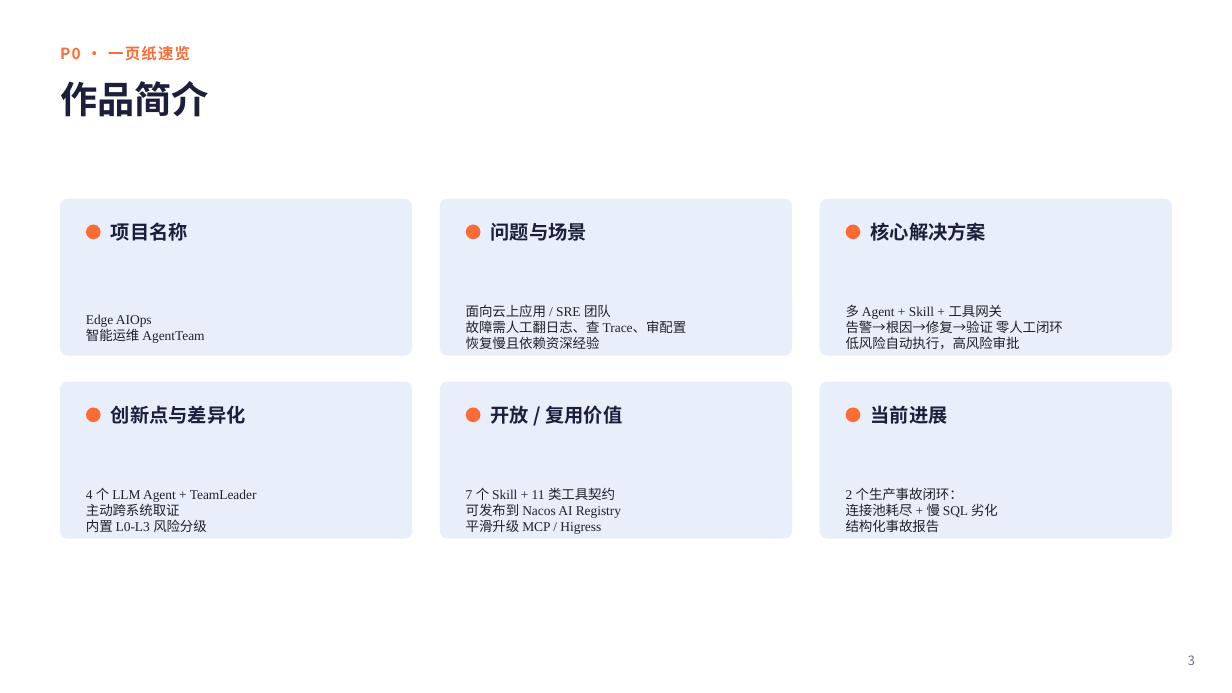
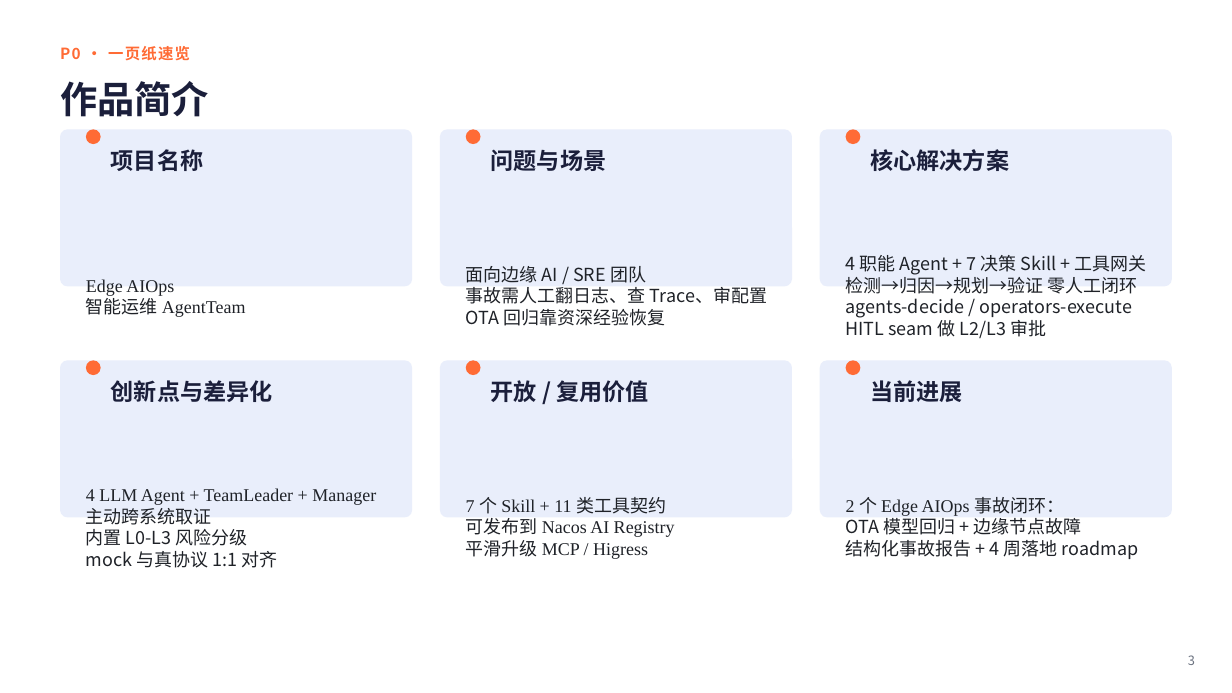
Before and after one commit to libo9922/edge-aiops-demo, a slide deck: slide 2 of docs/edge-aiops-submission.pptx. Drawn at 1232x693 pixels with LibreOffice and Linux fonts; fonts in the diff are those of the drawing. Boxes give left, top, right and bottom in pixels: in the first picture for what was removed or moved away, otherwise in the second. Text is boxed around its words. In the diff, an @@ line names an element or a change of style, - is before the commit and + after.

Commit message:
fix(ppt): enlarge fonts + reposition elements per review (slides 2/3/5/9/11)

```diff
--- a/docs/edge-aiops-submission.pptx
+++ b/docs/edge-aiops-submission.pptx
@@ 3 texts, 3 rounded rectangles: place and size @@
-3 texts, 3 rounded rectangles at bbox=[60, 199, 1172, 356]
+3 texts, 3 rounded rectangles at bbox=[60, 129, 1172, 287]
@@ 3 ellipses: place and size @@
-3 ellipses at bbox=[86, 225, 860, 239]
+3 ellipses at bbox=[86, 129, 860, 144]
@@ size 15 to 18 pt in 6 elements at bbox=[111, 380, 273, 402], bbox=[491, 380, 648, 402], bbox=[871, 380, 963, 402], bbox=[111, 149, 203, 171], bbox=[491, 149, 606, 171], bbox=[871, 149, 1010, 171] @@
@@ text "Edge AIOps" at bbox=[86, 279, 246, 317]: size 10.5 to 14 pt @@
@@ text "Edge AIOps": place and size @@
-text "Edge AIOps" at bbox=[86, 314, 204, 343]
+text "Edge AIOps" at bbox=[86, 279, 246, 317]
@@ text at bbox=[466, 266, 767, 326]: text changed; size 10.5 to 14 pt @@
-面向云上应用 / SRE 团队
-故障需人工翻日志、查 Trace、审配置
-恢复慢且依赖资深经验
+面向边缘 AI / SRE 团队
+事故需人工翻日志、查 Trace、审配置
+OTA 回归靠资深经验恢复
@@ text at bbox=[846, 255, 1146, 338]: text changed; size 10.5 to 14 pt @@
-多 Agent + Skill + 工具网关
-告警→根因→修复→验证 零人工闭环
-低风险自动执行，高风险审批
+4 职能 Agent + 7 决策 Skill + 工具网关
+检测→归因→规划→验证 零人工闭环
+agents-decide / operators-execute
+HITL seam 做 L2/L3 审批
@@ 3 rounded rectangles: place and size @@
-3 rounded rectangles at bbox=[60, 382, 1172, 539]
+3 rounded rectangles at bbox=[60, 360, 1172, 518]
@@ 3 ellipses: place and size @@
-3 ellipses at bbox=[86, 408, 860, 422]
+3 ellipses at bbox=[86, 360, 860, 375]
@@ 3 texts: place and size @@
-3 texts at bbox=[111, 405, 948, 424]
+3 texts at bbox=[111, 380, 963, 402]
@@ text "7 个 Skill + 11 ...": place and size @@
-text "7 个 Skill + 11 ..." at bbox=[466, 487, 621, 534]
+text "7 个 Skill + 11 ..." at bbox=[466, 497, 675, 559]
@@ text "7 个 Skill + 11 ..." at bbox=[466, 497, 675, 559]: size 10.5 to 14 pt @@
@@ text at bbox=[86, 488, 376, 505]: text changed; size 10.5 to 14 pt @@
-4 个 LLM Agent + TeamLeader
+4 LLM Agent + TeamLeader + Manager
@@ text at bbox=[86, 504, 212, 525]: size 10.5 to 14 pt in "主动跨系统取证" @@
@@ text at bbox=[846, 497, 1139, 559]: text changed; size 10.5 to 14 pt @@
-2 个生产事故闭环：
-连接池耗尽 + 慢 SQL 劣化
-结构化事故报告
+2 个 Edge AIOps 事故闭环：
+OTA 模型回归 + 边缘节点故障
+结构化事故报告 + 4 周落地 roadmap
@@ text at bbox=[86, 529, 278, 568]: text changed; size 10.5 to 14 pt @@
-内置 L0-L3 风险分级
+内置 L0-L3 风险分级
+mock 与真协议 1:1 对齐
```
Also in this commit, not shown: 4 other slides changed, 1 other file.
